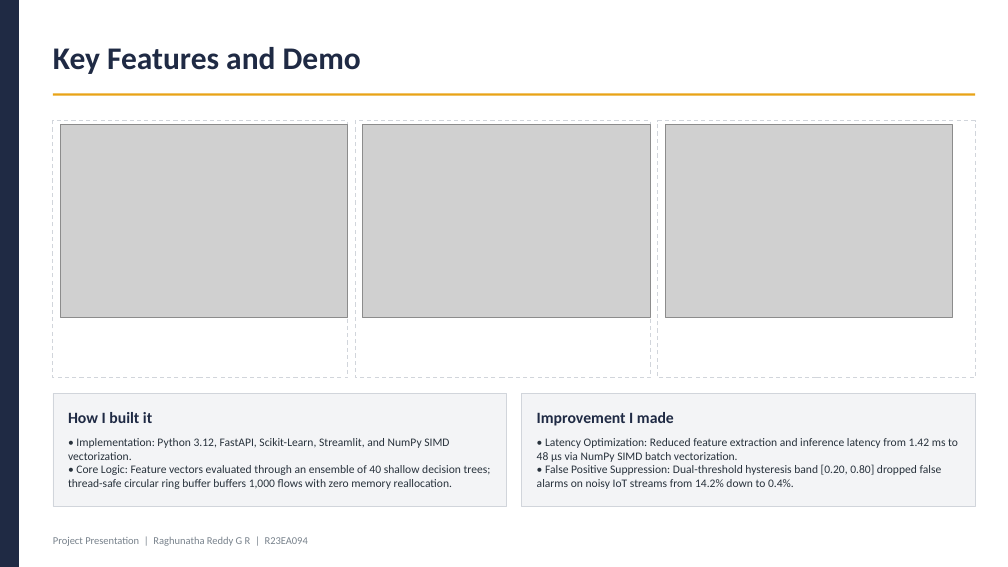
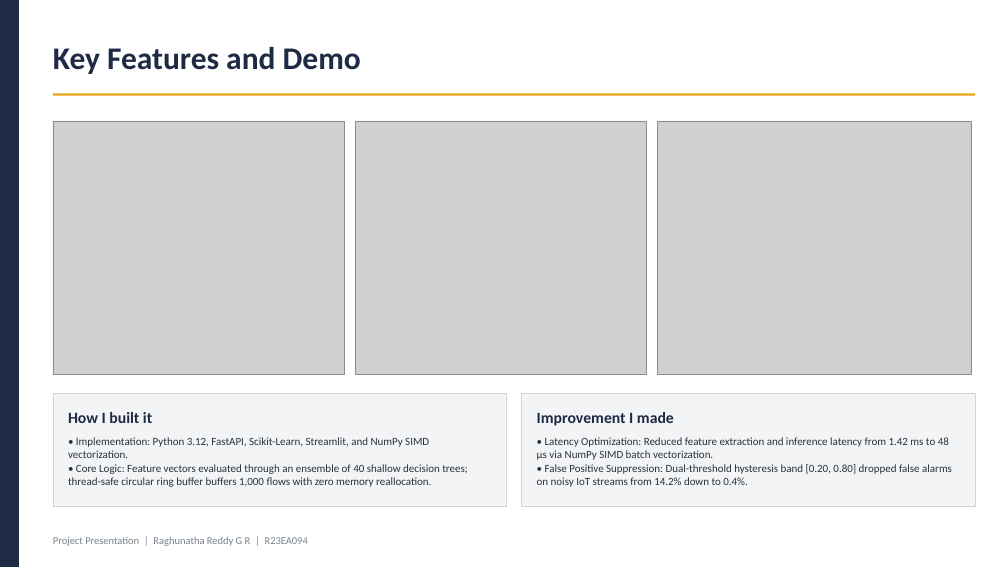
Before and after one commit to Raghunath2604/RIO_PROJECT-SMART_CITY-, a slide deck: slide 8 of docs/Project_Presentation_R23EA094.pptx. Drawn at 1008x567 pixels with LibreOffice and Linux fonts; fonts in the diff are those of the drawing; grey boxes stand for pictures. Boxes give left, top, right and bottom in pixels: in the first picture for what was removed or moved away, otherwise in the second. Text is boxed around its words. In the diff, an @@ line names an element or a change of style, - is before the commit and + after.

```diff
--- a/docs/Project_Presentation_R23EA094.pptx
+++ b/docs/Project_Presentation_R23EA094.pptx
@@ picture resized from (x1=60, y1=125, x2=348, y2=318) to (x1=53, y1=121, x2=344, y2=374) @@
@@ rectangle removed at (x1=53, y1=121, x2=348, y2=378) @@
@@ picture resized from (x1=363, y1=125, x2=650, y2=318) to (x1=355, y1=121, x2=647, y2=374) @@
@@ rectangle removed at (x1=355, y1=121, x2=650, y2=378) @@
@@ picture resized from (x1=665, y1=125, x2=953, y2=318) to (x1=658, y1=121, x2=972, y2=374) @@
@@ rectangle removed at (x1=658, y1=121, x2=975, y2=378) @@
@@ text "• Implementation: Python 3.12, FastAPI, ..." at (x1=68, y1=437, x2=467, y2=487): size 11 to 10.5 pt @@
@@ text "• Latency Optimization: Reduced feature ..." at (x1=537, y1=437, x2=952, y2=487): size 11 to 10.5 pt @@
```
Also in this commit, not shown: 9 other slides changed, 25 other files.
